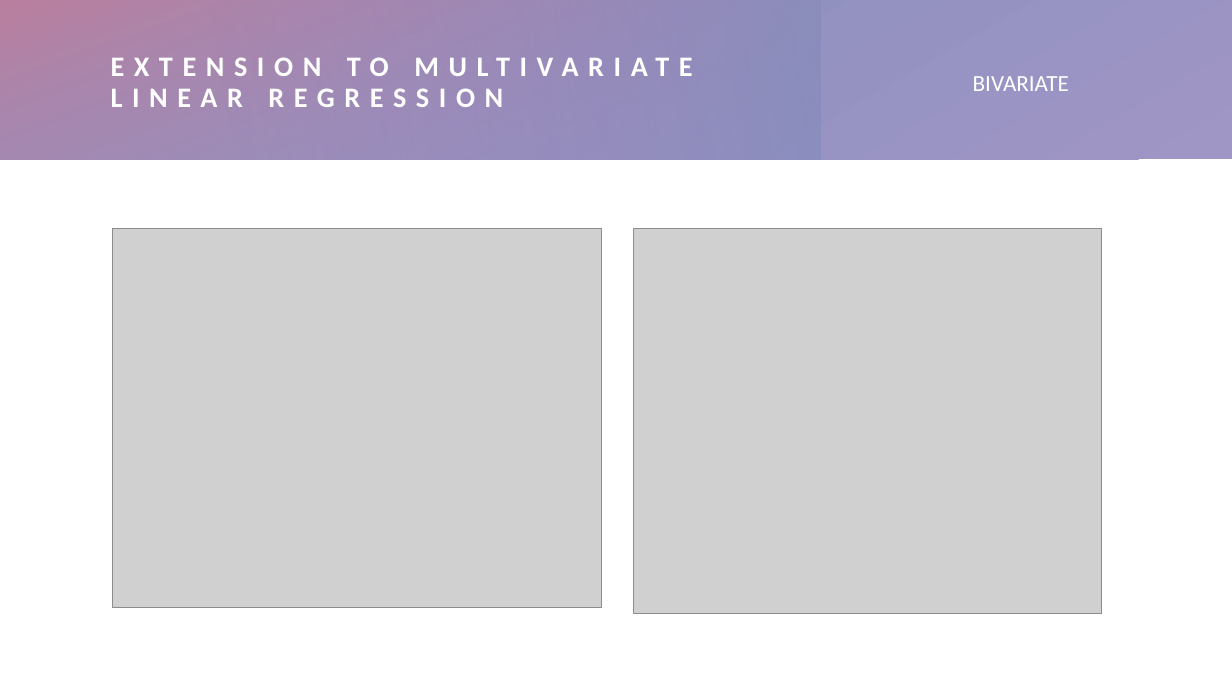
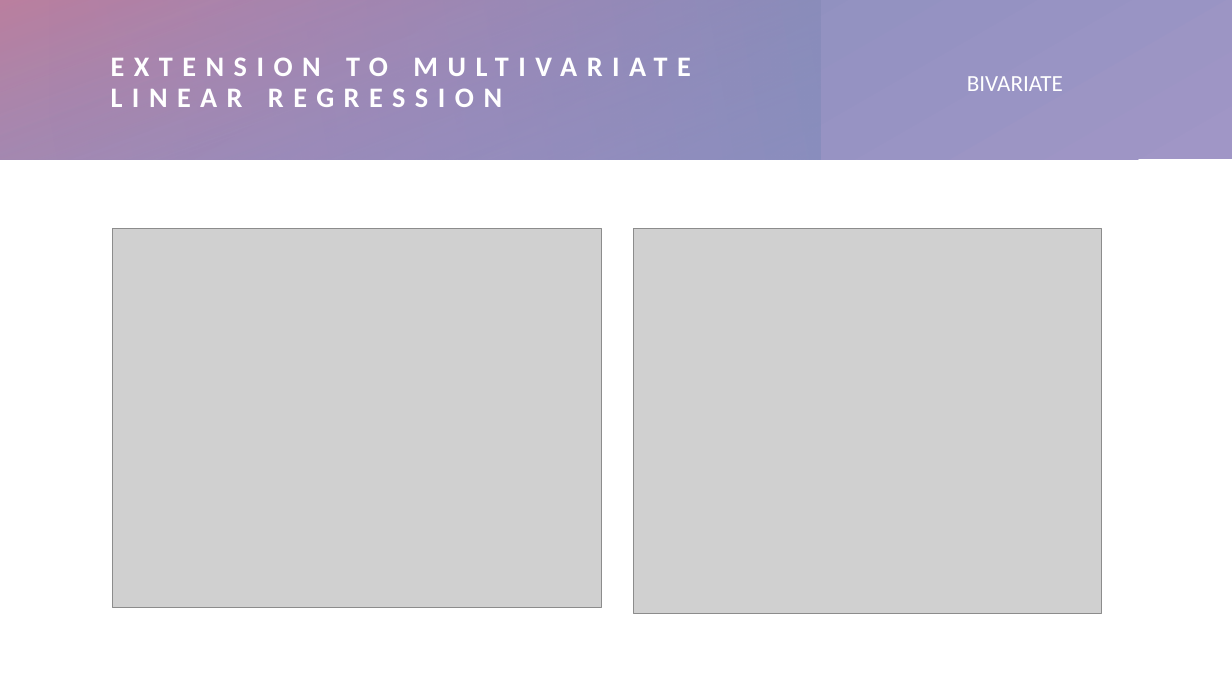
Before and after one commit to irisroatis/phd_year1_code_term2, a slide deck: slide 3 of ppt meetings/February 2023/24.02.pptx. Drawn at 1232x693 pixels with LibreOffice and Linux fonts; fonts in the diff are those of the drawing; grey boxes stand for pictures. Boxes give left, top, right and bottom in pixels: in the first picture for what was removed or moved away, otherwise in the second. Text is boxed around its words. In the diff, an @@ line names an element or a change of style, - is before the commit and + after.

```diff
--- a/ppt meetings/February 2023/24.02.pptx
+++ b/ppt meetings/February 2023/24.02.pptx
@@ rectangle at [0, 0, 821, 159]: fill gradient #A096C6 to #BA7F9F to gradient #BA7F9F to #A096C6 @@
@@ text "BIVARIATE": place and size @@
-text "BIVARIATE" at [973, 76, 1069, 91]
+text "BIVARIATE" at [967, 76, 1063, 91]
```
Also in this commit, not shown: 3 other slides changed, 2 slides added, 1 other file.
